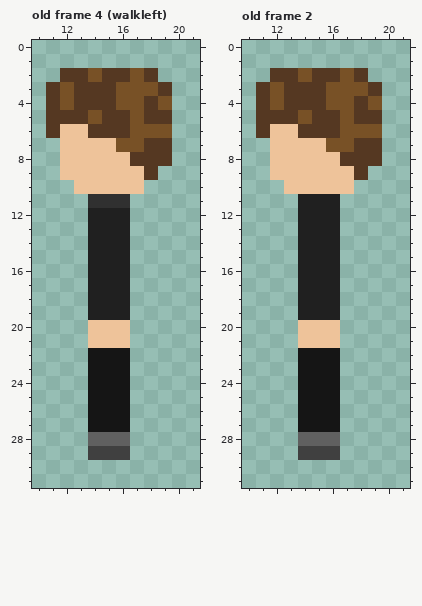
Pixel-art file -- Assets/Art/wilbursoot.aseprite. The first picture shows the starting point.
32x32 pixels, 12 frames. Colours within 5 levels of each other are drawn and written as one. Shown: old frame 4 (walkleft): x 10..21, y 0..31; old frame 2: x 10..21, y 0..31. The commit also changed other frames, which this record leaves out.
Now the later version:
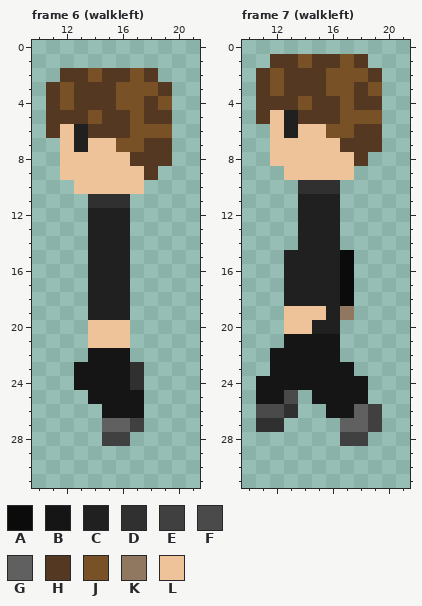
Palette (. is transparent): A #0b0b0b  B #151515  C #202020  D #303030  E #404040  F #4a4a4a  G #606060  H #553822  J #785126  K #8f7760  L #eec39a
A new or re-ordered frame is compared with the old frame closest to it.
The edit:
frames 12 -> 18
Frame 6 (walkleft) is new; against old frame 4 (walkleft):
There is now colour B in rows 23 to 24 at x 13; in rows 25 to 26 at x 17.
The edit turns colour L into colour C in rows 6 to 7 at x 13.
There is now colour D in rows 23 to 24 at x 17.
There is now colour E in row 27 at x 17.
The edit turns colour G into colour E in row 28 at x 15 to 16.
The edit turns colour B into colour G in row 27 at x 15 to 16.
The edit erases colour B in rows 26 to 27 at x 14.
The edit erases colour E in row 29 at x 14 to 16.
The edit erases colour G in row 28 at x 14.
Frame 7 (walkleft) is new; against old frame 2:
There is now colour A in rows 15 to 18 at x 17.
There is now colour B in row 21 at x 13; in row 22 at x 12 to 13; in row 23 at x 12 to 13 and 17; in row 24 at x 11 to 13 and 17 to 18; in row 25 at x 11 to 12 and 17 to 18; in row 26 at x 17.
The edit turns colour L into colour B in row 21 at x 14 to 16.
There is now colour C in rows 15 to 18 at x 13.
The edit turns colour H into colour C in row 5 at x 13.
The edit turns colour L into colour C in row 6 at x 13; in row 20 at x 15 to 16.
There is now colour D in row 26 at x 13; in row 27 at x 11 to 12.
The edit turns colour L into colour D in row 10 at x 14 to 16.
There is now colour E in rows 26 to 27 at x 19; in row 28 at x 17 to 18.
There is now colour F in row 25 at x 13; in row 26 at x 11 to 12.
There is now colour G in row 26 at x 18; in row 27 at x 17 to 18.
There is now colour H in row 1 at x 12 to 13, 15 to 16 and 18; in row 2 at x 11 and 19.
The edit turns colour J into colour H in row 2 at x 14; in row 3 at x 18; in row 4 at x 12, 16 and 19; in row 5 at x 14; in row 6 at x 18 to 19; in row 7 at x 17.
There is now colour J in row 1 at x 14 and 17.
The edit turns colour H into colour J in row 2 at x 12, 16 and 18; in row 3 at x 19; in row 4 at x 14; in row 5 at x 18 to 19; in row 6 at x 16.
There is now colour K in row 19 at x 17.
There is now colour L in rows 19 to 20 at x 13.
The edit turns colour C into colour L in row 19 at x 14 to 15.
The edit turns colour H into colour L in row 5 at x 12; in row 6 at x 14 to 15; in row 8 at x 17.
The edit turns colour J into colour L in row 7 at x 16.
The edit erases colour B in row 25 at x 14; in row 26 at x 14 to 15; in row 27 at x 14 to 16.
The edit erases colour E in row 29 at x 14 to 16.
The edit erases colour G in row 28 at x 14 to 16.
The edit erases colour H in row 6 at x 11; in row 8 at x 19; in row 9 at x 18.
The edit erases colour L in row 9 at x 12; in row 10 at x 13 and 17.
